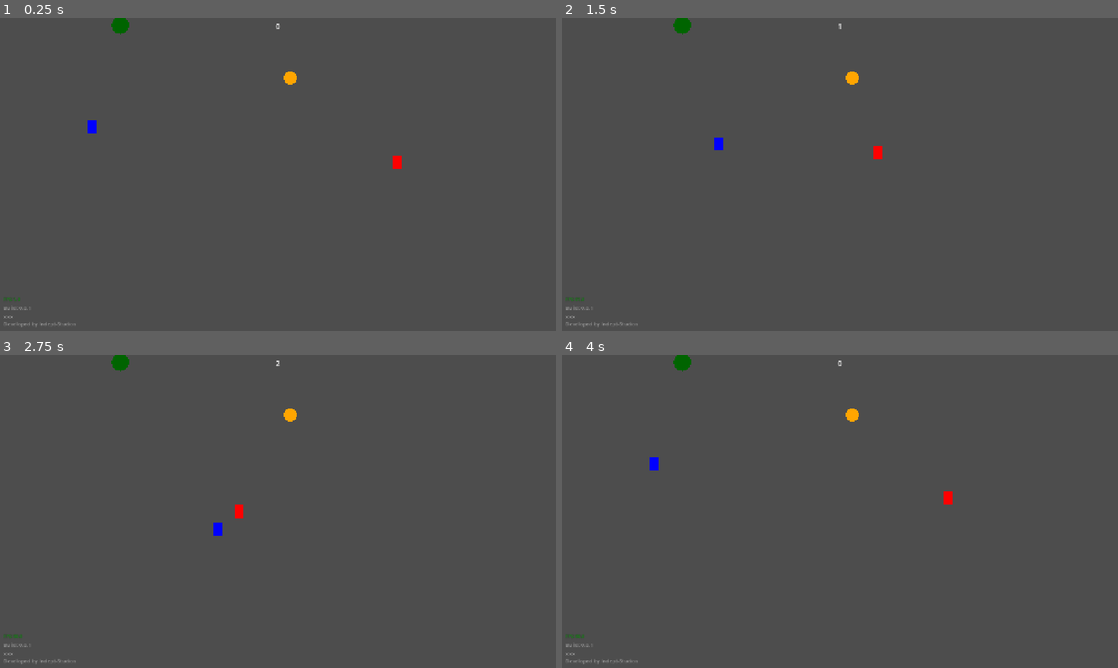
Above: before the commit, frames 1-4 (two rows, left to right).
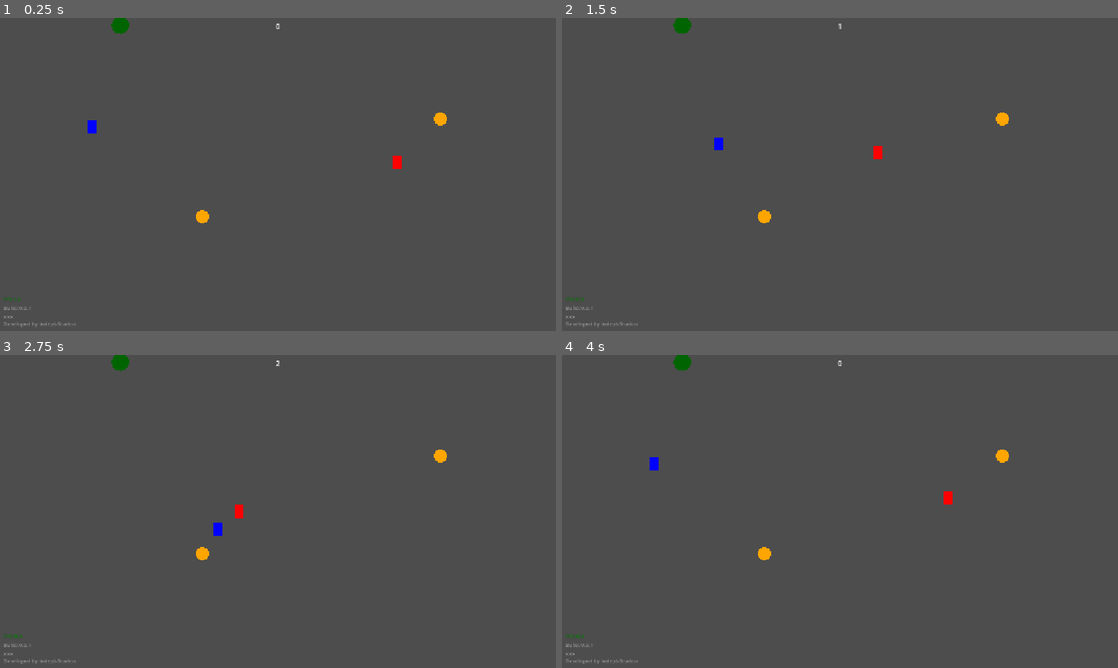
Above: after the commit, the same moments.

Repository: Indept-Studios/ard_jam
Game: Godot game, scene res://scenes/game.tscn
Two runs of this game, one before a commit and one after it. Both use one fixed random seed, a clock stepped at 60 frames per second and the inputs below.
Inputs:
- Up to frame 1 (0.25 s): no input
- Up to frame 2 (1.5 s): hold D (right) 0.53-1.28 s; hold S (down) from 1.28 s (still down)
- Up to frame 3 (2.75 s): release S (down) at 2.03 s; hold D (right) from 2.03 s (still down)
- Up to frame 4 (4 s): release D (right) at 2.78 s; hold W (up) 2.78-3.5 s; click "RESTART" at 3.5 s

The runs differ from the first frame. In frame 1, 0.2% of the frame differs, in the area x 35-81%, y 17-66%; in frame 2, 0.2%; in frame 3, 0.2%; in frame 4, 0.2%.

Commit message:
fix: some logic bugs

Diff:
--- a/DEBUG/debug_overlay.gd
+++ b/DEBUG/debug_overlay.gd
@@ -6,7 +6,7 @@
 func _ready() -> void:
 	_add_version_to_info_label()
 
-func _process(delta: float) -> void:
+func _process(delta) -> void:
 	fps_label.set_text("FPS: " + str(Engine.get_frames_per_second()))
 
 func _add_version_to_info_label() -> void:
--- /dev/null
+++ b/scenes/collectable.tscn
@@ -0,0 +1,16 @@
+[gd_scene format=3 uid="uid://df1b2gd4xli0d"]
+
+[ext_resource type="Script" uid="uid://dhvve5gu5sdbr" path="res://scripts/collectable.gd" id="1_ti8a4"]
+
+[sub_resource type="CircleShape2D" id="CircleShape2D_715ky"]
+radius = 8.5440035
+
+[node name="Collectable" type="Area2D" unique_id=1881569841]
+collision_layer = 4
+script = ExtResource("1_ti8a4")
+
+[node name="CollisionShape2D" type="CollisionShape2D" parent="." unique_id=516549926]
+shape = SubResource("CircleShape2D_715ky")
+debug_color = Color(0.6872238, 0.5001265, 5.7756904e-07, 0.41960785)
+
+[connection signal="body_entered" from="." to="." method="_on_body_entered"]
--- a/scenes/game.tscn
+++ b/scenes/game.tscn
@@ -5,13 +5,9 @@
 [ext_resource type="Script" uid="uid://djnhj5ir1osjh" path="res://scripts/player.gd" id="2_lbhrr"]
 [ext_resource type="PackedScene" uid="uid://40p2yv865iwr" path="res://DEBUG/debug_text_overlay.tscn" id="2_lnu2h"]
 [ext_resource type="PackedScene" uid="uid://dtgrp8lwtfciw" path="res://scenes/tree.tscn" id="3_u5sy4"]
-[ext_resource type="Script" uid="uid://dhvve5gu5sdbr" path="res://scripts/collectable.gd" id="4_iywne"]
 [ext_resource type="PackedScene" uid="uid://deet1vbsx6s3x" path="res://scenes/enemy.tscn" id="5_gee14"]
 
 [sub_resource type="CapsuleShape2D" id="CapsuleShape2D_715ky"]
-
-[sub_resource type="CircleShape2D" id="CircleShape2D_715ky"]
-radius = 8.5440035
 
 [sub_resource type="StyleBoxFlat" id="StyleBoxFlat_715ky"]
 bg_color = Color(0.6, 0.6, 0.6, 0)
@@ -65,9 +61,11 @@
 [node name="Systems" type="Node" parent="." unique_id=1208053459]
 
 [node name="Timer" type="Timer" parent="Systems" unique_id=1126025573]
+process_mode = 1
 autostart = true
 
 [node name="GameManager" type="Node" parent="Systems" unique_id=82711580]
+process_mode = 3
 script = ExtResource("1_p57ef")
 
 [node name="BackgroundLayer" type="CanvasLayer" parent="." unique_id=813564123]
@@ -92,6 +90,21 @@
 
 [node name="Tree" parent="World/LevelRoot" unique_id=1931489298 instance=ExtResource("3_u5sy4")]
 position = Vector2(276, 17)
+
+[node name="CollectableSpawner" type="Node2D" parent="World/LevelRoot" unique_id=471409363]
+
+[node name="CollectableSpawner1" type="Marker2D" parent="World/LevelRoot/CollectableSpawner" unique_id=1192438315]
+position = Vector2(666, 136)
+
+[node name="CollectableSpawner2" type="Marker2D" parent="World/LevelRoot/CollectableSpawner" unique_id=261848474]
+position = Vector2(466, 457)
+
+[node name="CollectableSpawner3" type="Marker2D" parent="World/LevelRoot/CollectableSpawner" unique_id=1526648913]
+position = Vector2(1014, 232)
+
+[node name="EnemySpawner" type="Node2D" parent="World/LevelRoot" unique_id=563574248]
+
+[node name="EnemySpawner" type="Marker2D" parent="World/LevelRoot/EnemySpawner" unique_id=279943719]
 
 [node name="EntityRoot" type="Node2D" parent="World" unique_id=1015858661]
 
@@ -115,15 +128,6 @@
 position = Vector2(951, 336)
 player = NodePath("../Player")
 
-[node name="Collectable" type="Area2D" parent="World/EntityRoot" unique_id=1343903998]
-position = Vector2(667, 138)
-collision_layer = 4
-script = ExtResource("4_iywne")
-
-[node name="CollisionShape2D" type="CollisionShape2D" parent="World/EntityRoot/Collectable" unique_id=549802509]
-shape = SubResource("CircleShape2D_715ky")
-debug_color = Color(0.6872238, 0.5001265, 5.7756904e-07, 0.41960785)
-
 [node name="EffectRoot" type="Node2D" parent="World" unique_id=484486254]
 
 [node name="HudLayer" type="CanvasLayer" parent="." unique_id=845528706]
@@ -168,6 +172,7 @@
 
 [node name="PauseRoot" type="Control" parent="PauseLayer" unique_id=995868402]
 unique_name_in_owner = true
+process_mode = 3
 visible = false
 layout_mode = 3
 anchors_preset = 15
@@ -209,6 +214,7 @@
 
 [node name="GameOverRoot" type="Control" parent="GameOverLayer" unique_id=232704128]
 unique_name_in_owner = true
+process_mode = 3
 visible = false
 layout_mode = 3
 anchors_preset = 15
@@ -281,8 +287,6 @@
 
 [connection signal="timeout" from="Systems/Timer" to="Systems/GameManager" method="_on_timer_timeout"]
 [connection signal="game_over" from="World/EntityRoot/Enemy" to="Systems/GameManager" method="_on_enemy_game_over"]
-[connection signal="body_entered" from="World/EntityRoot/Collectable" to="World/EntityRoot/Collectable" method="_on_body_entered"]
-[connection signal="collected" from="World/EntityRoot/Collectable" to="World/EntityRoot/Player" method="_on_collectable_collected"]
 [connection signal="pressed" from="PauseLayer/PauseRoot/PanelContainer/CenterContainer/VBoxContainer/ResumeButton" to="Systems/GameManager" method="_on_resume_button_pressed"]
 [connection signal="pressed" from="PauseLayer/PauseRoot/PanelContainer/CenterContainer/VBoxContainer/QuitButton" to="Systems/GameManager" method="_on_quit_button_pressed"]
 [connection signal="pressed" from="GameOverLayer/GameOverRoot/PanelContainer/VBoxContainer/CenterContainer/MarginContainer/RestartButton" to="Systems/GameManager" method="_on_restart_button_pressed"]
--- a/scripts/collectable.gd
+++ b/scripts/collectable.gd
@@ -5,7 +5,7 @@
 @export var radius: float = 15
 
 func _draw():
-	draw_circle(position.normalized(), radius, Color.ORANGE)
+	draw_circle(Vector2.ZERO, radius, Color.ORANGE)
 
 func _on_body_entered(body):
 	collected.emit()
--- a/scripts/enemy.gd
+++ b/scripts/enemy.gd
@@ -10,7 +10,7 @@
 	if not player:
 		push_error("enemy.gd: on ", self.name, ", no player is set")
 
-func _physics_process(delta: float) -> void:
+func _physics_process(delta) -> void:
 	if player:
 		var direction = (player.global_position - global_position).normalized()
 		velocity = direction * speed
--- a/scripts/game_manager.gd
+++ b/scripts/game_manager.gd
@@ -4,15 +4,25 @@
 @onready var game_over_root = %GameOverRoot
 @onready var highscore_label = %HighscoreLabel
 @onready var pause_root = %PauseRoot
+@onready var collectable_spawner = $"../../World/LevelRoot/CollectableSpawner"
 
+const COLLECTABLE = preload("uid://df1b2gd4xli0d")
+
+var spawners: Array[Node]
+var occupied_spawners: Array[Node] = []
 var highscore: int = 0
-var is_paused:bool = false
+var max_collectables: int = 2
+var collectable_count: int = 0
 
 func _ready():
 	timer.start(1)
 	highscore_label.text = str(highscore)
+	for child in collectable_spawner.get_children():
+		if child is Node2D:
+			spawners.append(child)
+	_pick_spawner()
 
-func _process(delta):
+func _process(_delta):
 	if Input.is_action_just_pressed("pause"):
 		toggle_pause()
 
@@ -29,15 +39,45 @@
 func _on_timer_timeout():
 	highscore += 1
 	highscore_label.text = str(highscore)
-	timer.start(1)
 
 func toggle_pause():
 	pause_root.visible = !pause_root.visible
 	get_tree().paused = !get_tree().paused
-	timer.paused = !timer.paused
 
 func _on_resume_button_pressed():
 	toggle_pause()
 
 func _on_quit_button_pressed():
 	get_tree().quit()
+
+func _pick_spawner():
+	while collectable_count < max_collectables:
+		var free_spawners: Array[Node] = []
+
+		for spawner in spawners:
+			if spawner not in occupied_spawners:
+				free_spawners.append(spawner)
+
+		if free_spawners.is_empty():
+			return
+
+		var selected_spawner = free_spawners.pick_random()
+		occupied_spawners.append(selected_spawner)
+		_spawn(selected_spawner)
+
+func _spawn(spawner: Node2D) -> void:
+	var collectable = COLLECTABLE.instantiate()
+
+	collectable.collected.connect(func():
+		_on_collectable_collected(spawner)
+	)
+
+	collectable_spawner.add_child(collectable)
+	collectable.global_position = spawner.global_position
+	collectable.name = "collectable_" + str(collectable_count)
+	collectable_count += 1
+
+func _on_collectable_collected(spawner: Node2D) -> void:
+	collectable_count -= 1
+	occupied_spawners.erase(spawner)
+	_pick_spawner.call_deferred()
--- a/scripts/tree.gd
+++ b/scripts/tree.gd
@@ -2,14 +2,5 @@
 
 @export var radius: float = 20
 
-# Called when the node enters the scene tree for the first time.
-func _ready():
-	pass # Replace with function body.
-
-
-# Called every frame. 'delta' is the elapsed time since the previous frame.
-func _process(delta):
-	pass
-
 func _draw():
 	draw_circle(position.normalized(), radius, Color.DARK_GREEN)
